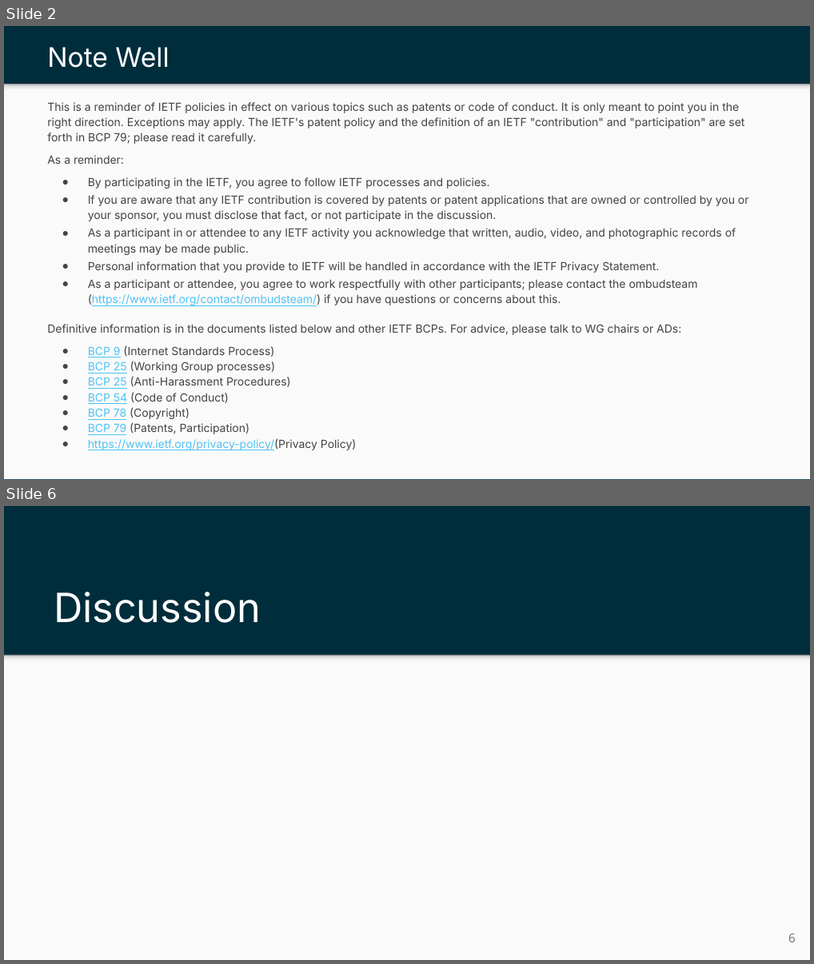
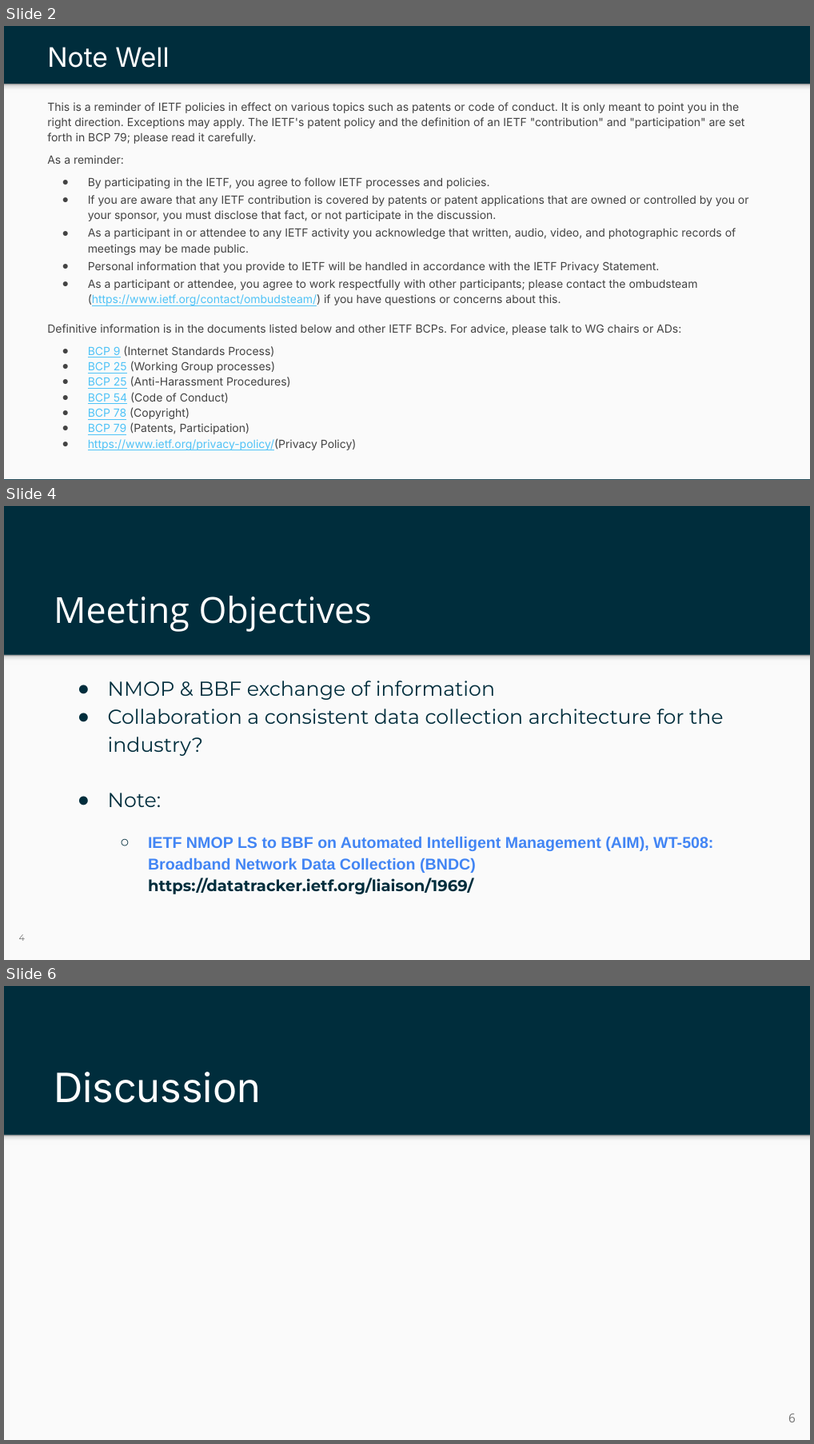
Before and after one commit to ietf-wg-nmop/IETF-Meetings, a slide deck: interim-092024/nmop-chairs-slides.pptx. Shown one above the other, each under a label of ours: slides 2 and 6 before the commit, slides 2, 4 and 6 after it; the slides between them are not shown. The pictures are 814x964 and 814x1444 pixels, drawn with LibreOffice and Linux fonts; fonts in the diff are those of the drawing; background and template pictures are left out. Boxes give left, top, right and bottom in pixels: in the first picture for what was removed or moved away, otherwise in the second. Text is boxed around its words. In the diff, an @@ line names an element or a change of style, - is before the commit and + after.

```diff
--- a/interim-092024/nmop-chairs-slides.pptx
+++ b/interim-092024/nmop-chairs-slides.pptx
@@ slide 4 added at <box>4,506,810,960</box>, background #002D3C; not listed: 2 template elements that a slide beside it also shows @@
@@ title added at <box>54,596,372,632</box>, 32 pt, text #FFFFFF @@
+Meeting Objectives
@@ text added at <box>108,680,724,894</box>, 14 pt, text #002D3C, bold @@
+● NMOP & BBF exchange of information
+● Collaboration a consistent data collection architecture for the industry?
+● Note:
+  ○ IETF NMOP LS to BBF on Automated Intelligent Management (AIM), WT-508: Broadband Network Data Collection (BNDC)
+    https://datatracker.ietf.org/liaison/1969/
@@ page number added at <box>19,934,25,940</box>, 8 pt, text #737373 @@
+4
```
Also in this commit, not shown: 2 slides changed, 1 other slide added, 3 slides removed.
